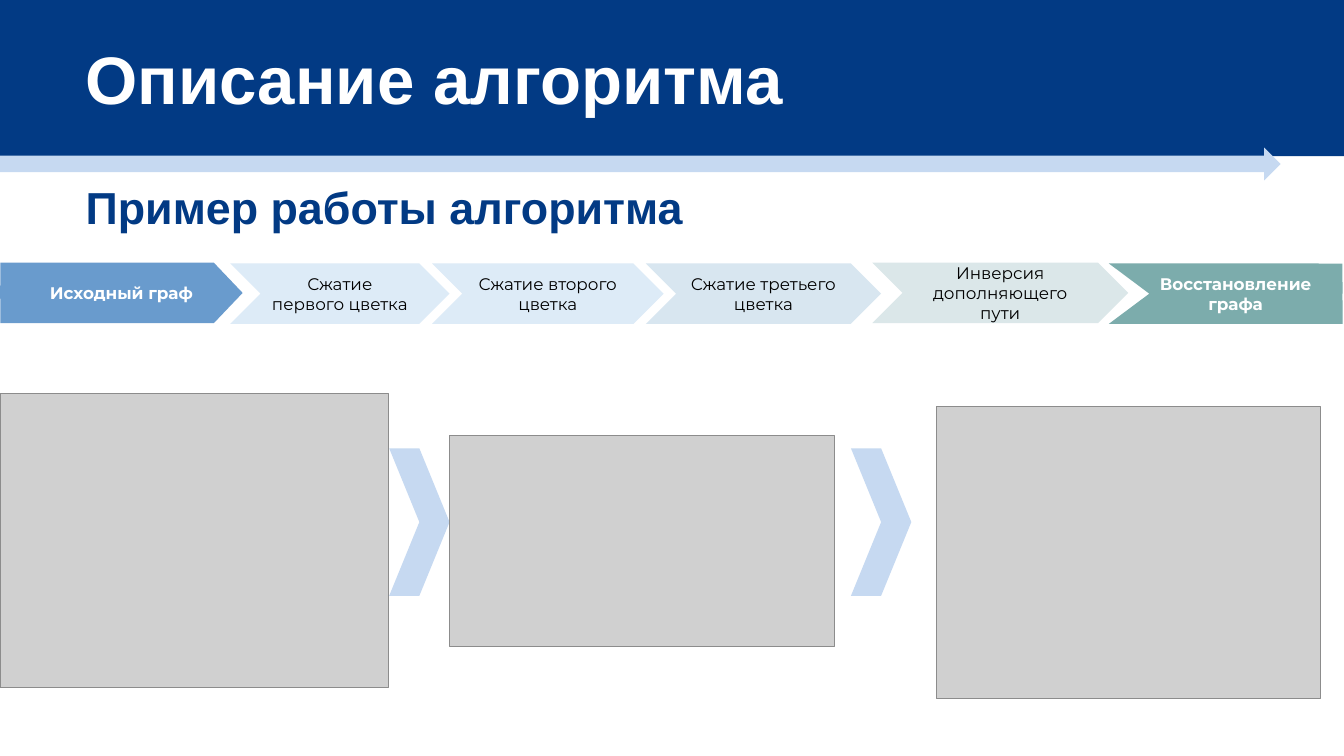
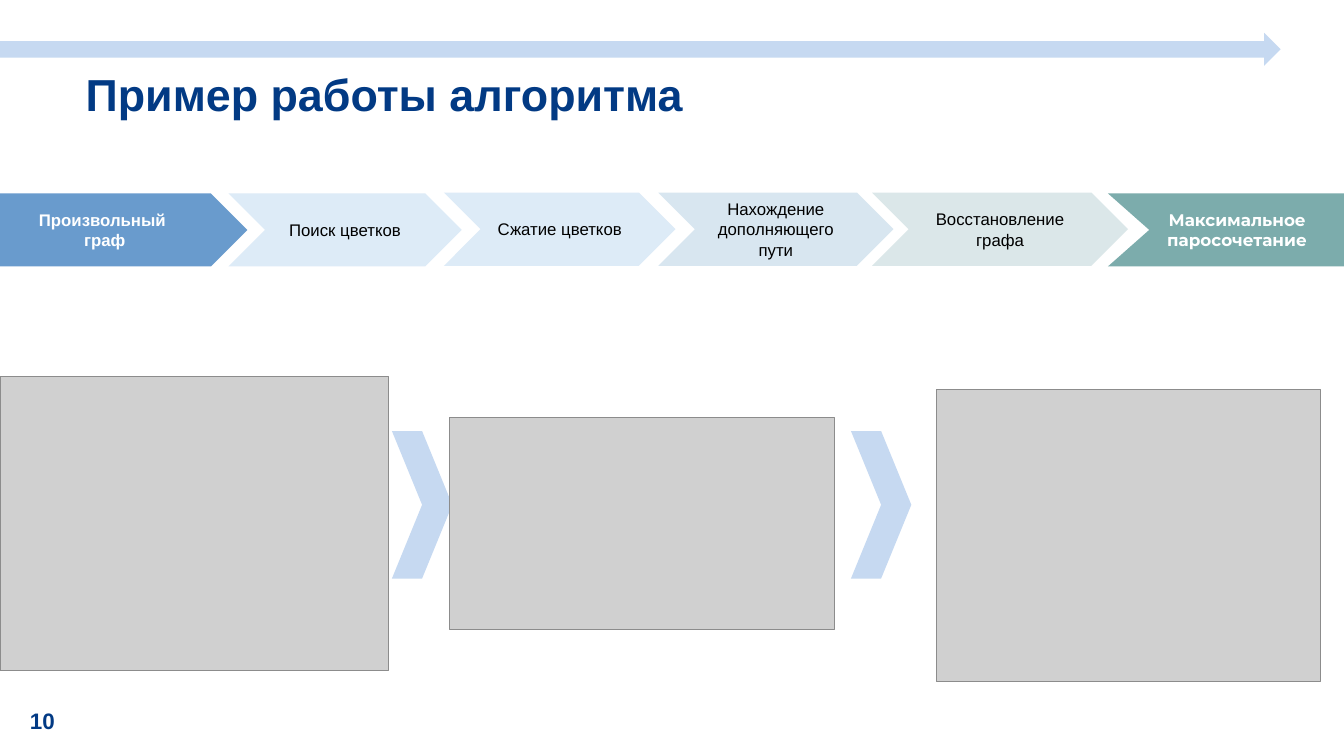
Before and after one commit to evgeniya-f/blossom, a slide deck: slide 10 of Алгоритм сжатия цветков.pptx. Drawn at 1344x756 pixels with LibreOffice and Linux fonts; fonts in the diff are those of the drawing; grey boxes stand for pictures. Boxes give left, top, right and bottom in pixels: in the first picture for what was removed or moved away, otherwise in the second. Text is boxed around its words. In the diff, an @@ line names an element or a change of style, - is before the commit and + after.

```diff
--- a/Алгоритм сжатия цветков.pptx
+++ b/Алгоритм сжатия цветков.pptx
@@ rectangle removed at [0,0,1344,156] @@
@@ right arrow: place and size @@
-right arrow at [0,147,1280,180]
+right arrow at [0,33,1280,67]
@@ text "Пример работы алгоритма" rewrapped from [86,191,682,233] to [86,51,782,120] @@
@@ chevron added at [0,194,247,267], fill #699BCD, 12 pt, text #FFFFFF, bold @@
+Произвольный
+граф
@@ chevron "Поиск цветков": place and size @@
-chevron "Поиск цветков" at [230,263,450,324]
+chevron "Поиск цветков" at [229,194,462,267]
@@ chevron "Сжатие цветков": place and size @@
-chevron "Сжатие цветков" at [433,263,664,324]
+chevron "Сжатие цветков" at [444,193,676,266]
@@ chevron "Нахождение дополняющего пути": place and size @@
-chevron "Нахождение дополняющего пути" at [646,263,881,324]
+chevron "Нахождение дополняющего пути" at [658,193,893,266]
@@ text in chevron at [718,203,834,260]: text changed; font Montserrat to Arial @@
-Сжатие третьего цветка
+Нахождение
+дополняющего
+пути
@@ chevron "Восстановление графа": place and size @@
-chevron "Восстановление графа" at [872,263,1128,324]
+chevron "Восстановление графа" at [872,193,1128,266]
@@ freeform shape "Максимальное паросочетание": place and size @@
-freeform shape "Максимальное паросочетание" at [1109,263,1343,324]
+freeform shape "Максимальное паросочетание" at [1108,194,1344,267]
@@ text in chevron at [289,224,401,240]: text changed; font Montserrat to Arial @@
-Сжатие первого цветка
+Поиск цветков
@@ text in chevron at [498,223,622,239]: text changed; font Montserrat to Arial @@
-Сжатие второго цветка
+Сжатие цветков
@@ text in chevron at [936,213,1064,250]: text changed; font Montserrat to Arial @@
-Инверсия дополняющего пути
+Восстановление графа
@@ text in freeform shape at [1167,214,1307,249]: text changed @@
-Восстановление графа
+Максимальное
+паросочетание
@@ freeform shape removed at [0,263,243,324] @@
-Исходный граф
@@ picture: place and size @@
-picture at [450,436,835,647]
+picture at [450,418,835,630]
@@ chevron: place and size @@
-chevron at [389,449,450,596]
+chevron at [392,432,453,579]
@@ 2 pictures, 1 chevron: place and size @@
-2 pictures, 1 chevron at [0,393,1321,699]
+2 pictures, 1 chevron at [0,376,1321,682]
@@ text added at [30,713,55,730], 16 pt, text #023A84, bold @@
+10
```
Also in this commit, not shown: 8 other slides changed, 2 slides added, 1 other file.
